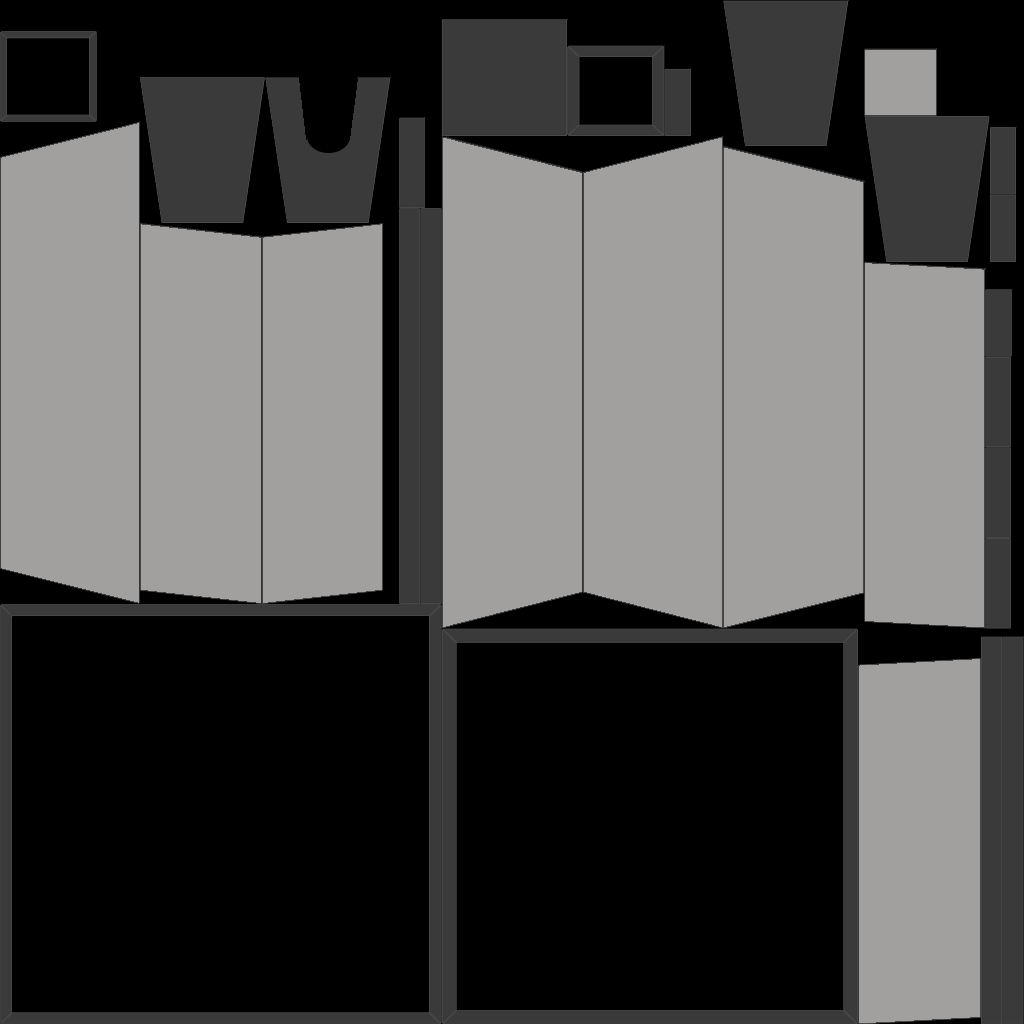
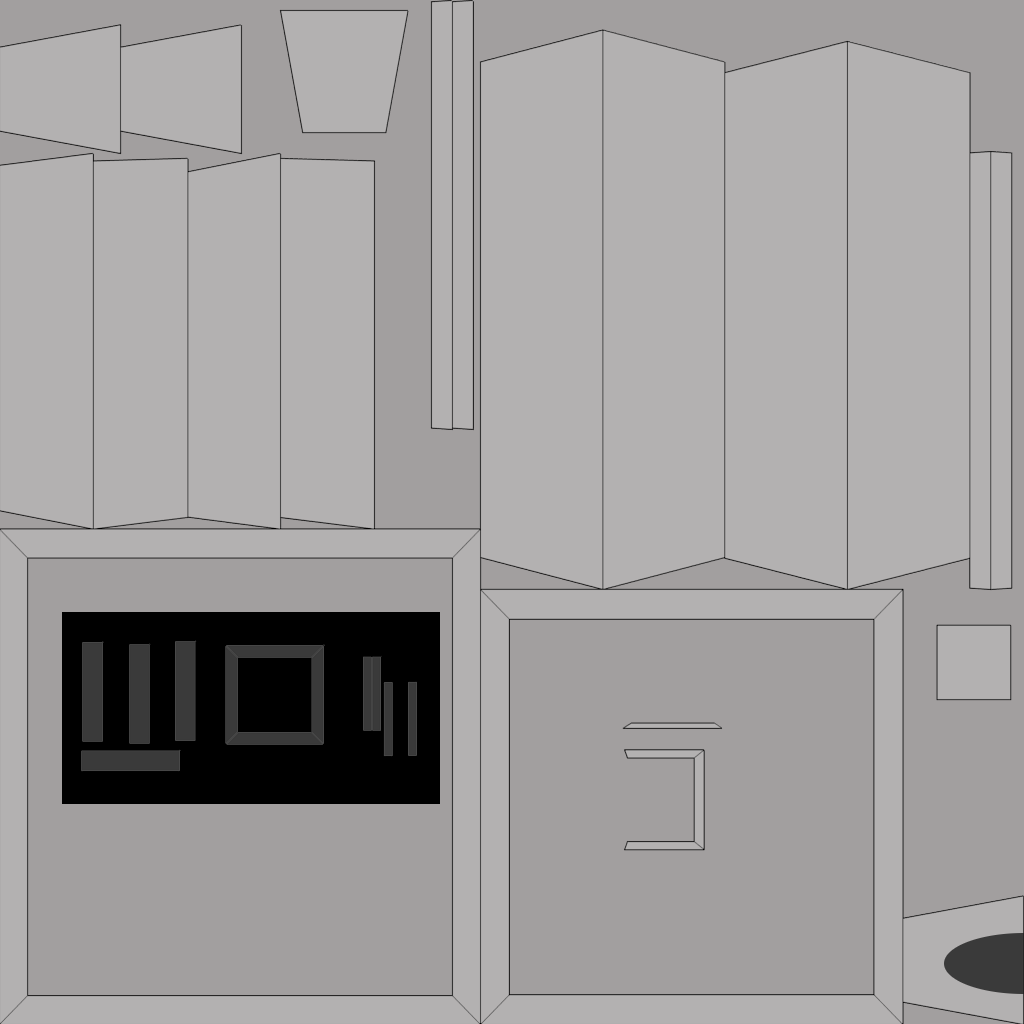
Revision of a layered 1024×1024 image; what changed, layer by layer:
showed "castle_3.png", moved it above "Warstwa #1", painted on it over (0, 0, 1024, 1024)
painted on "Warstwa #1" over (62, 77, 1024, 994)
removed layer "kopia: castle_3.png #1" over (0, 0, 1024, 1024)
painted on "Warstwa" over (0, 0, 1024, 1024)
